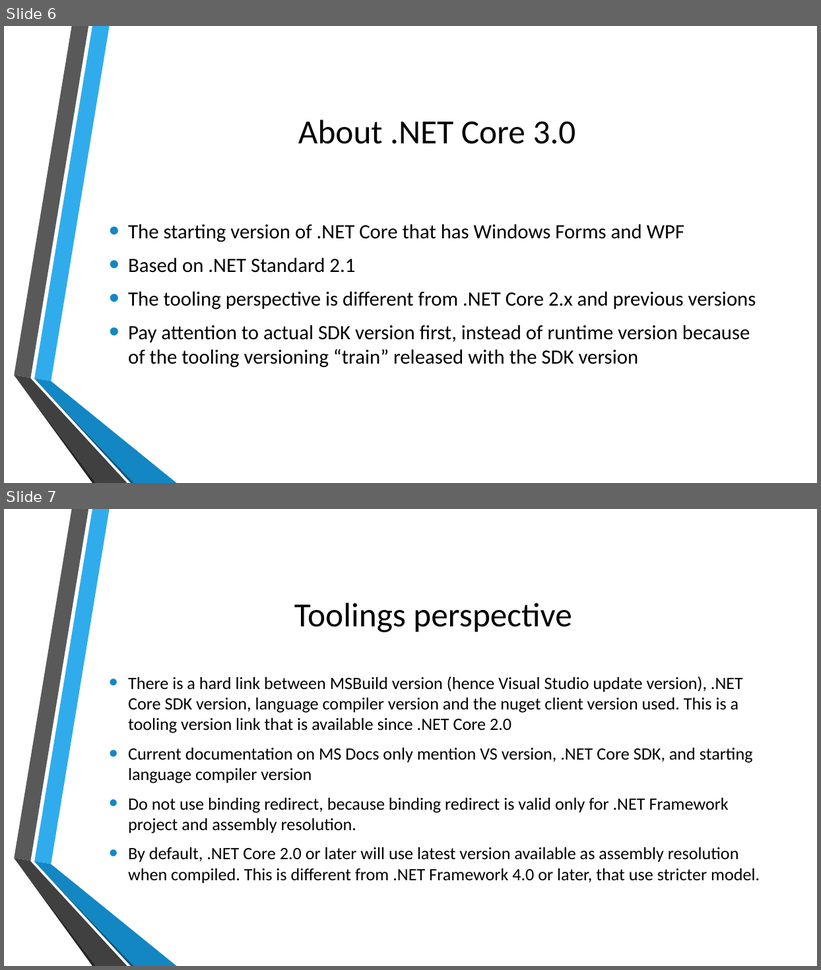
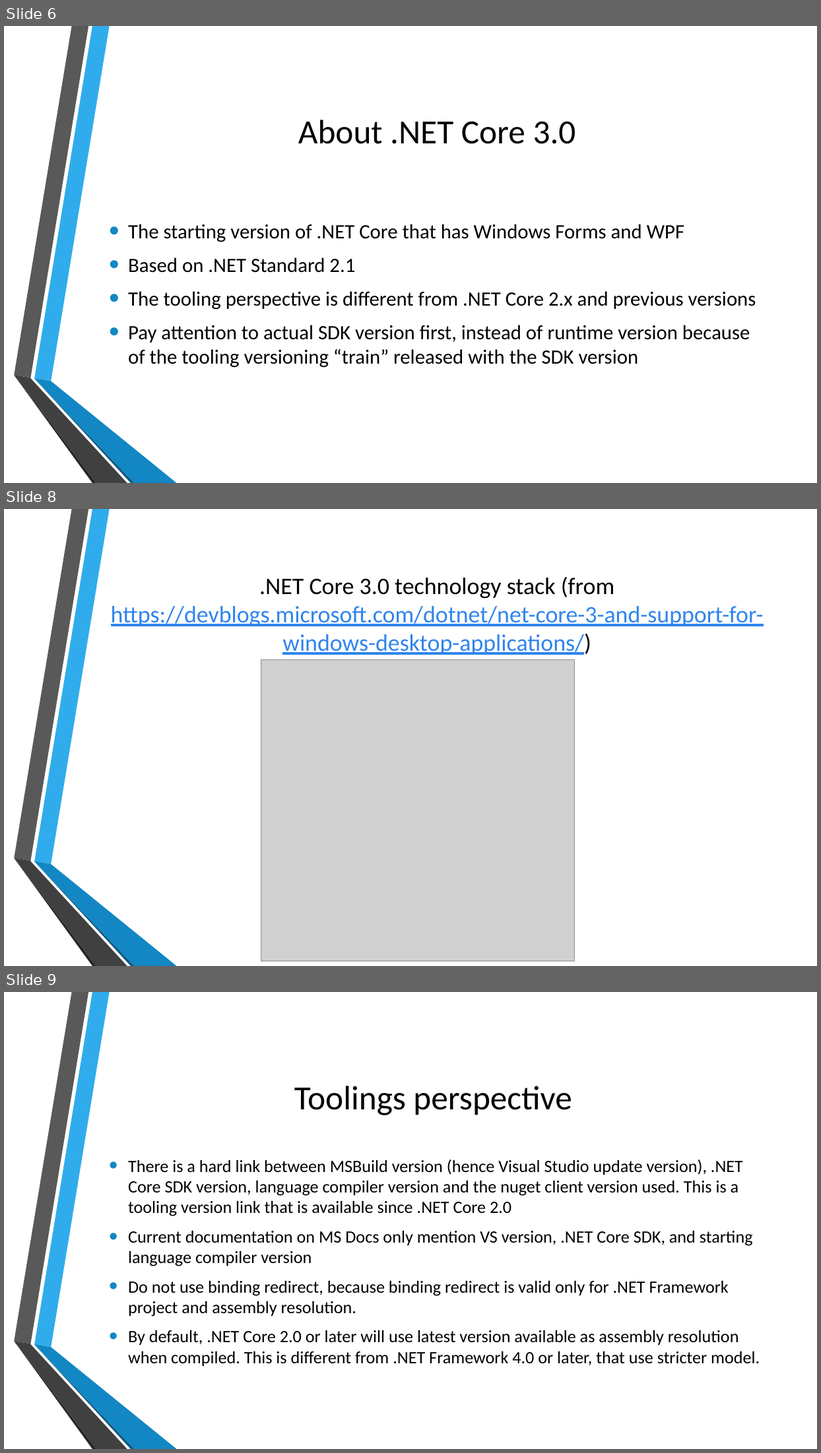
Before and after one commit to eriawan/dotnetcore-cicd-samples, a slide deck: presentation/DOTNETCORE_3.0_CICD_AzureDevOps.pptx. Shown one above the other, each under a label of ours: slides 6 and 7 before the commit, slides 6, 8 and 9 after it; the slides between them are not shown. The pictures are 821x970 and 821x1453 pixels, drawn with LibreOffice and Linux fonts; fonts in the diff are those of the drawing; grey boxes stand for pictures; background and template pictures are left out. Boxes give left, top, right and bottom in pixels: in the first picture for what was removed or moved away, otherwise in the second. Text is boxed around its words. In the diff, an @@ line names an element or a change of style, - is before the commit and + after.

```diff
--- a/presentation/DOTNETCORE_3.0_CICD_AzureDevOps.pptx
+++ b/presentation/DOTNETCORE_3.0_CICD_AzureDevOps.pptx
@@ slide 8 added at bbox=[4, 509, 817, 966], background picture (left out); not listed: 6 template elements that a slide beside it also shows @@
@@ title added at bbox=[111, 577, 764, 655], 28 pt, text #3085ED, underline @@
+.NET Core 3.0 technology stack (from https://devblogs.microsoft.com/dotnet/net-core-3-and-support-for-windows-desktop-applications/)
@@ picture added at bbox=[261, 659, 575, 961] @@
@@ what was slide 7 is now slide 9 @@
```
Also in this commit, not shown: 2 other slides added, 11 other files.
